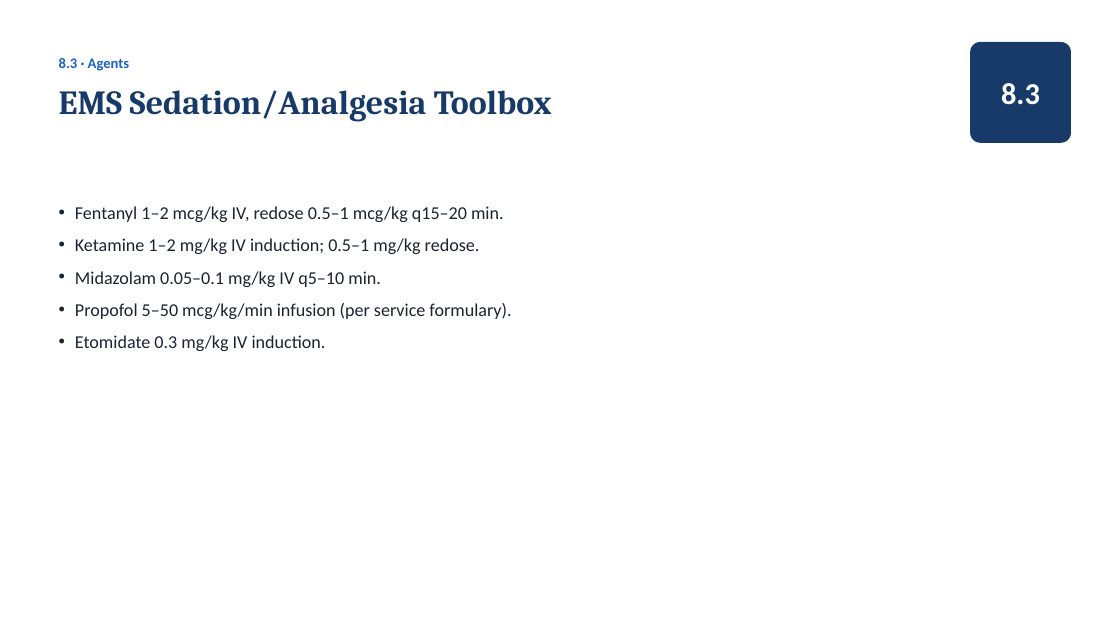
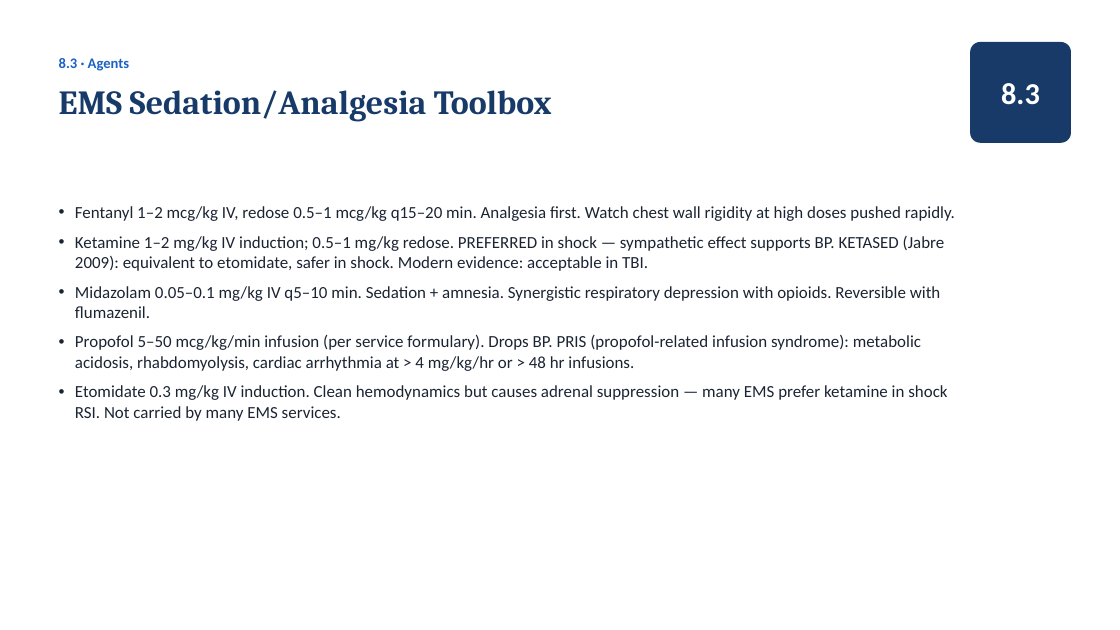
Before and after one commit to amr-kc-protocols/amr-kc-protocols, a slide deck: slide 80 of vta/slides/Ventilator_Academy_Full_Course.pptx. Drawn at 1120x630 pixels with LibreOffice and Linux fonts; fonts in the diff are those of the drawing. Boxes give left, top, right and bottom in pixels: in the first picture for what was removed or moved away, otherwise in the second. Text is boxed around its words. In the diff, an @@ line names an element or a change of style, - is before the commit and + after.

```diff
--- a/vta/slides/Ventilator_Academy_Full_Course.pptx
+++ b/vta/slides/Ventilator_Academy_Full_Course.pptx
@@ text at box(75, 206, 955, 421): text changed; size 15.5 to 14.5 pt @@
-• Fentanyl 1–2 mcg/kg IV, redose 0.5–1 mcg/kg q15–20 min.
-• Ketamine 1–2 mg/kg IV induction; 0.5–1 mg/kg redose.
-• Midazolam 0.05–0.1 mg/kg IV q5–10 min.
-• Propofol 5–50 mcg/kg/min infusion (per service formulary).
-• Etomidate 0.3 mg/kg IV induction.
+• Fentanyl 1–2 mcg/kg IV, redose 0.5–1 mcg/kg q15–20 min. Analgesia first. Watch chest wall rigidity at high doses pushed rapidly.
+• Ketamine 1–2 mg/kg IV induction; 0.5–1 mg/kg redose. PREFERRED in shock — sympathetic effect supports BP. KETASED (Jabre 2009): equivalent to etomidate, safer in shock. Modern evidence: acceptable in TBI.
+• Midazolam 0.05–0.1 mg/kg IV q5–10 min. Sedation + amnesia. Synergistic respiratory depression with opioids. Reversible with flumazenil.
+• Propofol 5–50 mcg/kg/min infusion (per service formulary). Drops BP. PRIS (propofol-related infusion syndrome): metabolic acidosis, rhabdomyolysis, cardiac arrhythmia at > 4 mg/kg/hr or > 48 hr infusions.
+• Etomidate 0.3 mg/kg IV induction. Clean hemodynamics but causes adrenal suppression — many EMS prefer ketamine in shock RSI. Not carried by many EMS services.
```
Also in this commit, not shown: 77 other slides changed, 11 other files.
